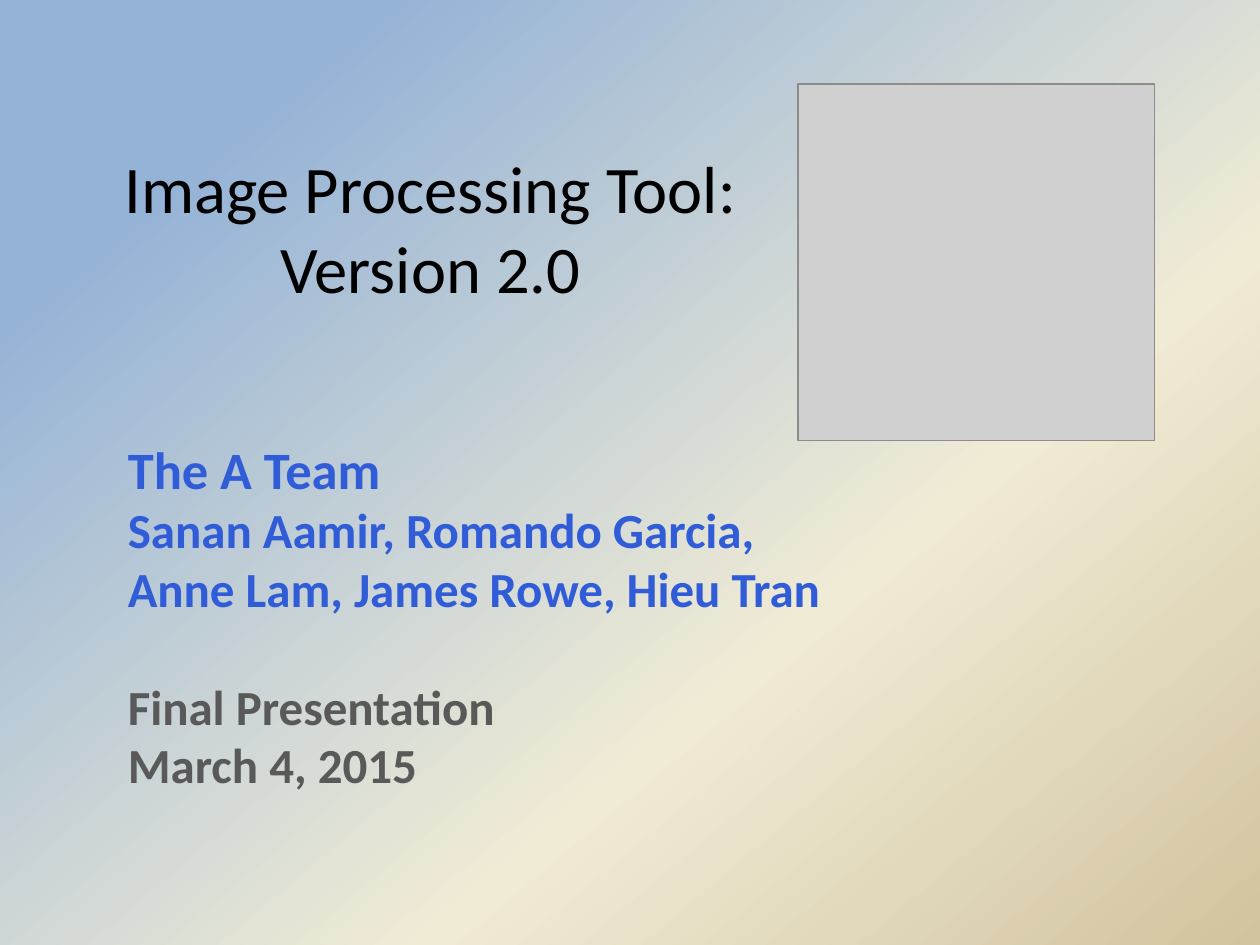
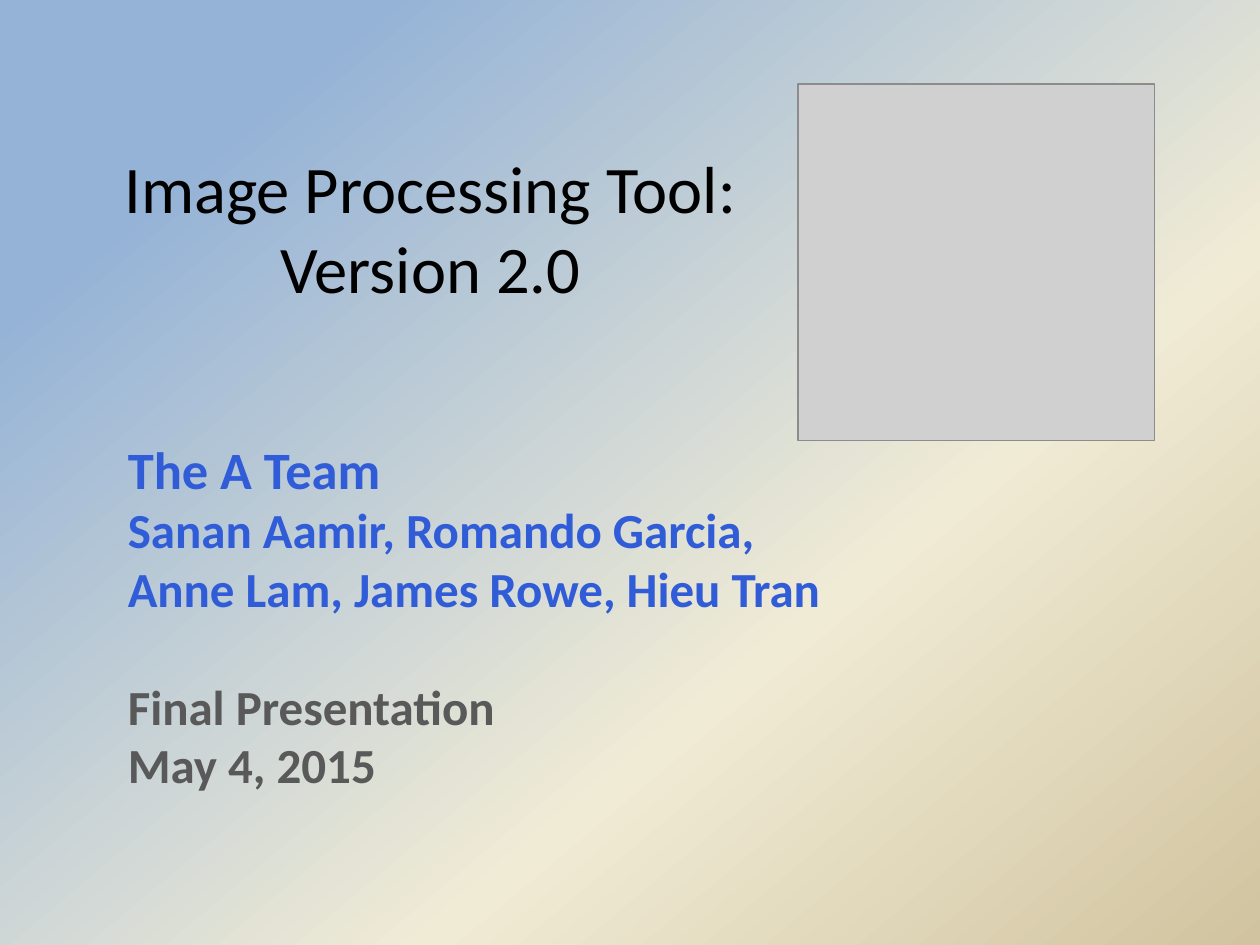
Before and after one commit to Hdtran89/ImageProcessing, a slide deck: slide 1 of A Team Documents/Final presentation.pptx. Drawn at 1260x945 pixels with LibreOffice and Linux fonts; fonts in the diff are those of the drawing; grey boxes stand for pictures; background and template pictures are left out. Boxes give left, top, right and bottom in pixels: in the first picture for what was removed or moved away, otherwise in the second. Text is boxed around its words. In the diff, an @@ line names an element or a change of style, - is before the commit and + after.

```diff
--- a/A Team Documents/Final presentation.pptx
+++ b/A Team Documents/Final presentation.pptx
@@ text at [128,751,376,791]: text changed @@
-March 4, 2015
+May 4, 2015
```
Also in this commit, not shown: 9 slides added, 14 slides removed.
